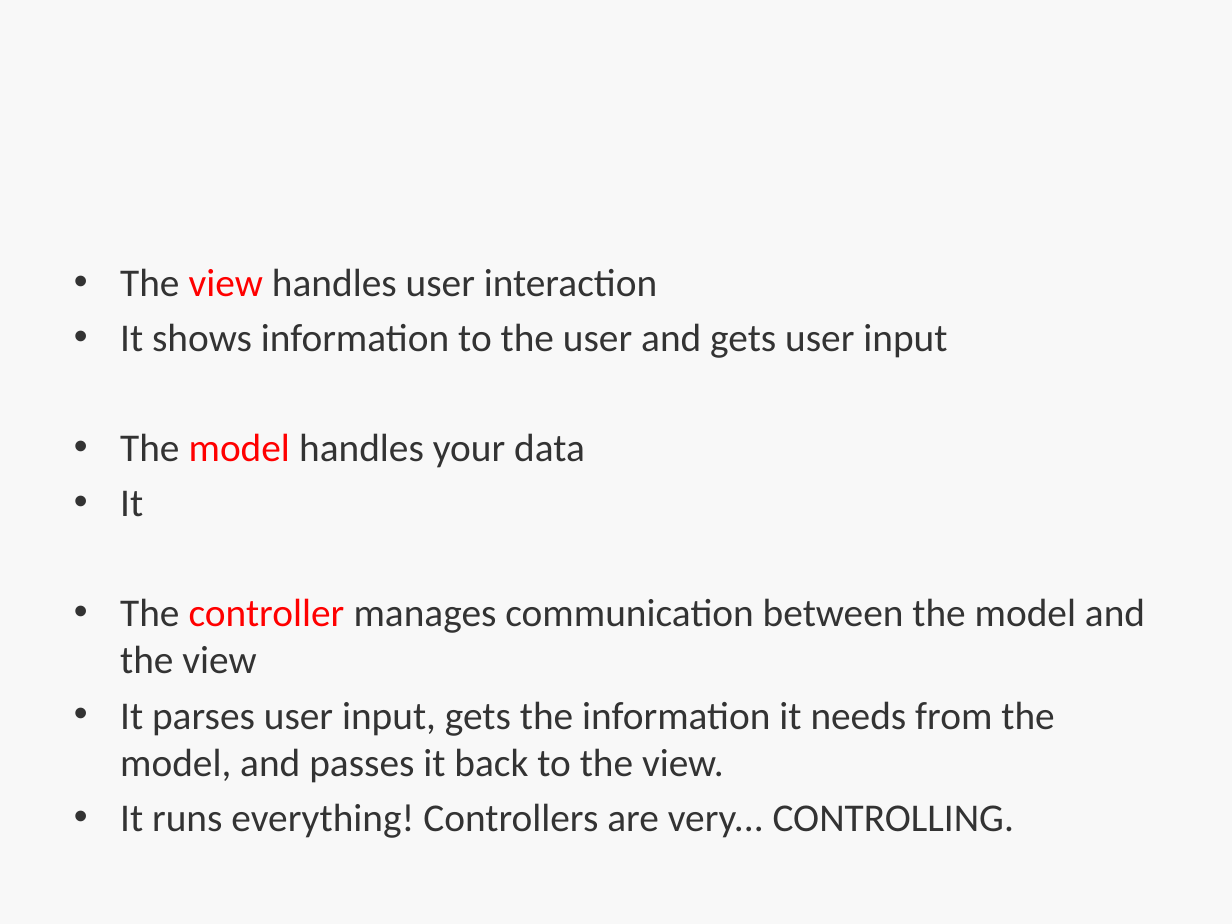
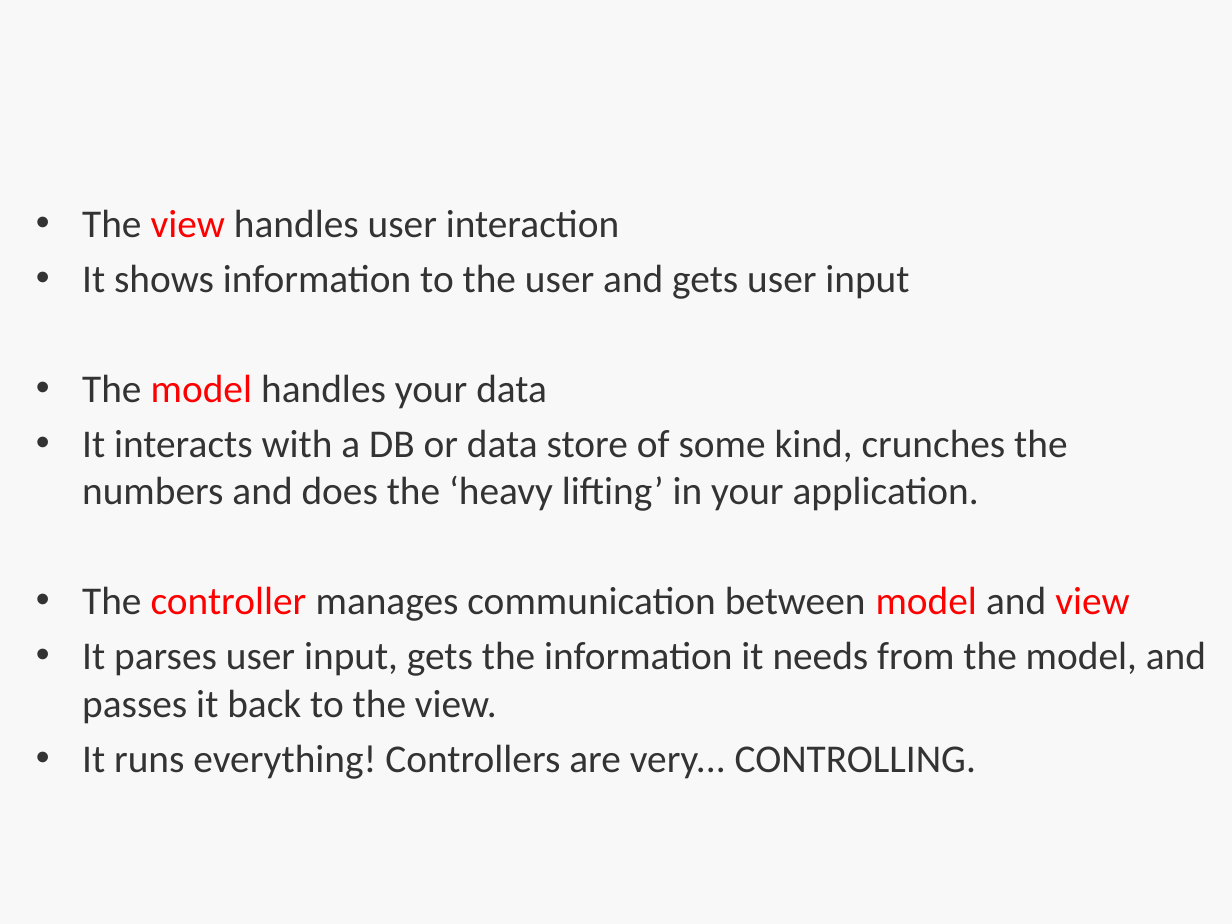
Before and after one commit to bootcoder/lectures, a slide deck: slide 5 of 1phase/ruby-mvc-single-res/HT-MVC.pptx. Drawn at 1232x924 pixels with LibreOffice and Linux fonts; fonts in the diff are those of the drawing; background and template pictures are left out. Boxes give left, top, right and bottom in pixels: in the first picture for what was removed or moved away, otherwise in the second. Text is boxed around its words. In the diff, an @@ line names an element or a change of style, - is before the commit and + after.

```diff
--- a/1phase/ruby-mvc-single-res/HT-MVC.pptx
+++ b/1phase/ruby-mvc-single-res/HT-MVC.pptx
@@ text "The view handles user interaction": place and size @@
-text "The view handles user interaction" at <box>120,268,1145,838</box>
+text "The view handles user interaction" at <box>82,209,1206,724</box>
@@ text at <box>82,429,1129,621</box>: text changed @@
-• It
-• The controller manages communication between the model and the view
+• It interacts with a DB or data store of some kind, crunches the numbers and does the ‘heavy lifting’ in your application.
+• The controller manages communication between model and view
```
Also in this commit, not shown: 2 other slides changed.
